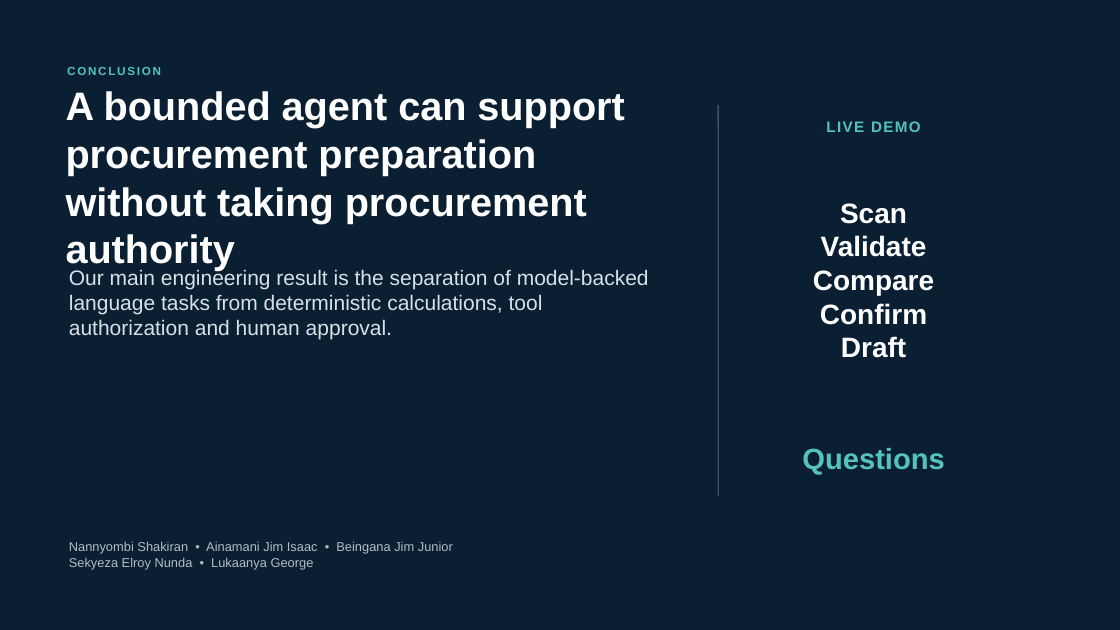
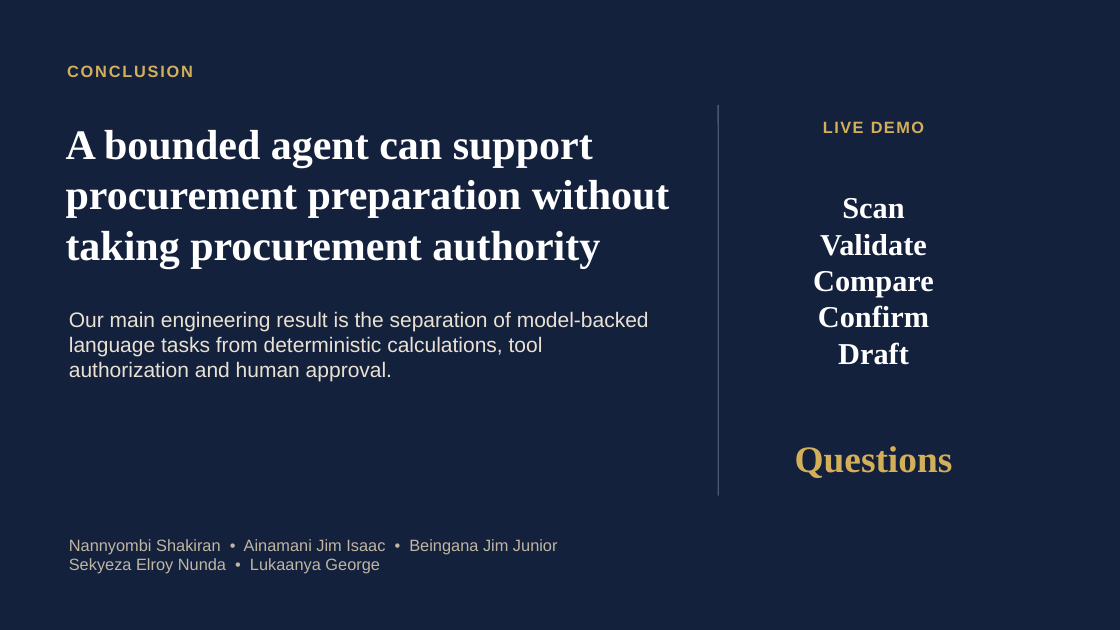
Before and after one commit to GeorgeLukaanya/bse4104-procurement-agent, a slide deck: slide 12 of evidence/demo/Group-Y-SME-Procurement-Agent-Panel-Presentation.pptx. Drawn at 1120x630 pixels with LibreOffice and Linux fonts; fonts in the diff are those of the drawing. Boxes give left, top, right and bottom in pixels: in the first picture for what was removed or moved away, otherwise in the second. Text is boxed around its words. In the diff, an @@ line names an element or a change of style, - is before the commit and + after.

```diff
--- a/evidence/demo/Group-Y-SME-Procurement-Agent-Panel-Presentation.pptx
+++ b/evidence/demo/Group-Y-SME-Procurement-Agent-Panel-Presentation.pptx
@@ background #0B1F33 to #14213D @@
@@ text "CONCLUSION" at [67,65,193,77]: size 10 to 14 pt, text colour #55C4B8 to #D4AF5A @@
@@ text "A bounded agent can support ...": place and size @@
-text "A bounded agent can support ..." at [66,91,624,271]
+text "A bounded agent can support ..." at [66,130,670,268]
@@ text "A bounded agent can support ..." at [66,130,670,268]: size 34 to 36 pt, font Arial to Times New Roman @@
@@ line (718, 105) - (718, 496): stroke #385469 1.2 pt to #4A5670 1.2 pt @@
@@ text "LIVE DEMO" at [823,121,924,133]: size 13 to 14 pt, text colour #55C4B8 to #D4AF5A @@
@@ text "Scan" at [813,198,934,365]: size 24 to 26 pt, font Arial to Times New Roman @@
@@ text "Our main engineering result is ...": place and size @@
-text "Our main engineering result is ..." at [69,269,649,340]
+text "Our main engineering result is ..." at [69,311,649,382]
@@ text "Our main engineering result is ..." at [69,311,649,382]: text colour #D7E0E6 to #E9E2D2 @@
@@ text "Questions" at [795,446,953,478]: size 25 to 32 pt, font Arial to Times New Roman, text colour #55C4B8 to #D4AF5A @@
@@ text "Nannyombi Shakiran • Ainamani Jim ..." at [69,539,558,574]: size 11 to 14 pt, text colour #AEBEC8 to #BFB6A3 @@
```
Also in this commit, not shown: 11 other slides changed, 3 other files.
